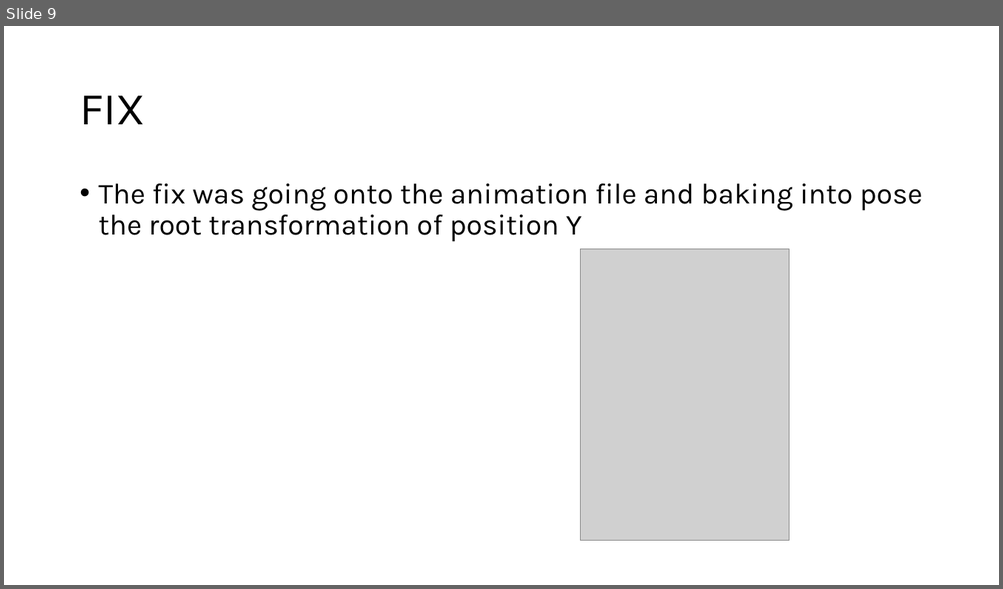
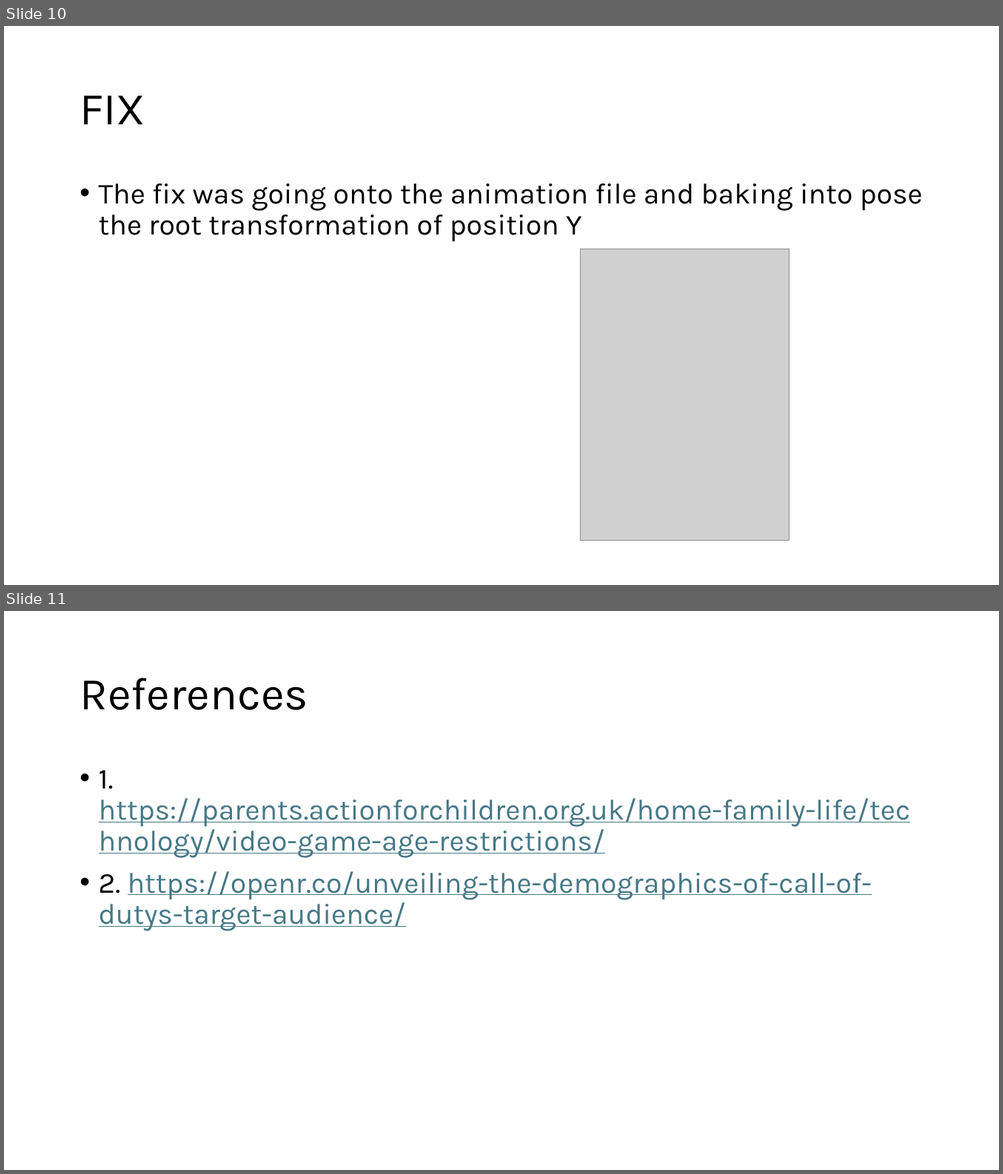
Before and after one commit to Mdot5596/Timeline-Takedown, a slide deck: Documentation/Report/Documentationofstuff.pptx. Shown one above the other, each under a label of ours: slide 9 before the commit, slides 10 and 11 after it. The pictures are 1003x589 and 1003x1174 pixels, drawn with LibreOffice and Linux fonts; fonts in the diff are those of the drawing; grey boxes stand for pictures. Boxes give left, top, right and bottom in pixels: in the first picture for what was removed or moved away, otherwise in the second. Text is boxed around its words. In the diff, an @@ line names an element or a change of style, - is before the commit and + after.

Commit message:
Game changes + Report progress
Game states , lvl3 created, scenes removed

```diff
--- a/Documentation/Report/Documentationofstuff.pptx
+++ b/Documentation/Report/Documentationofstuff.pptx
@@ slide 11 added at (x1=4, y1=611, x2=999, y2=1170), background #FFFFFF @@
@@ title added at (x1=79, y1=678, x2=308, y2=710), 44 pt, text #000000 @@
+References
@@ text added at (x1=99, y1=770, x2=910, y2=931), 28 pt, text #467886, underline @@
+• 1. https://parents.actionforchildren.org.uk/home-family-life/technology/video-game-age-restrictions/
+• 2. https://openr.co/unveiling-the-demographics-of-call-of-dutys-target-audience/
@@ what was slide 9 is now slide 10 @@
```
Also in this commit, not shown: 1 other slide added, 23 other files.
